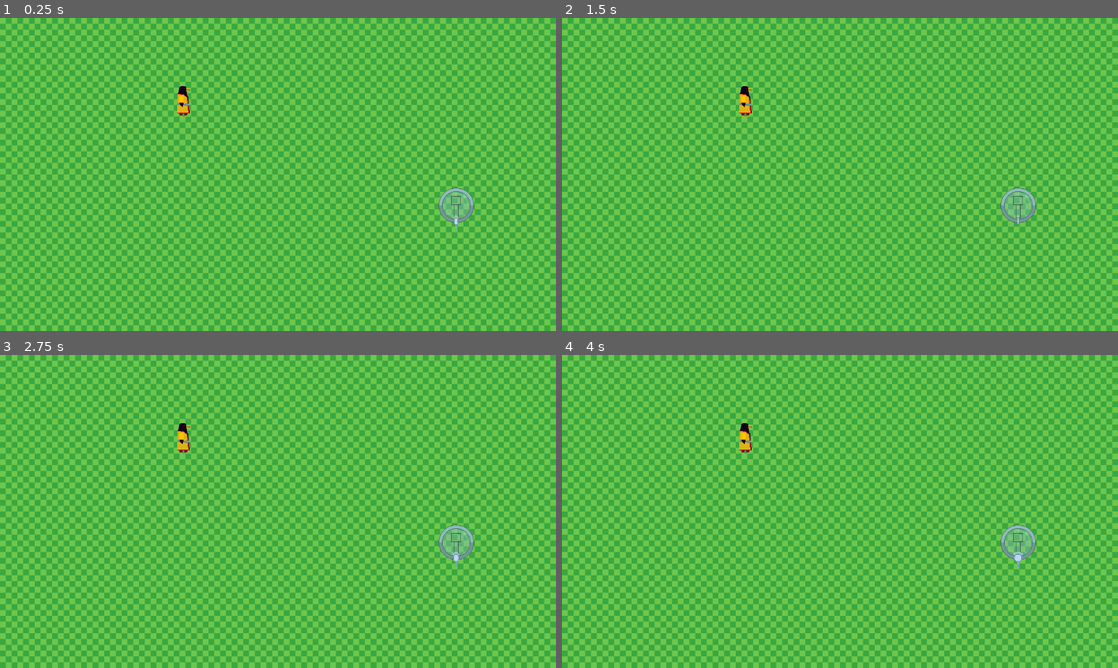
Above: before the commit, frames 1-4 (two rows, left to right).
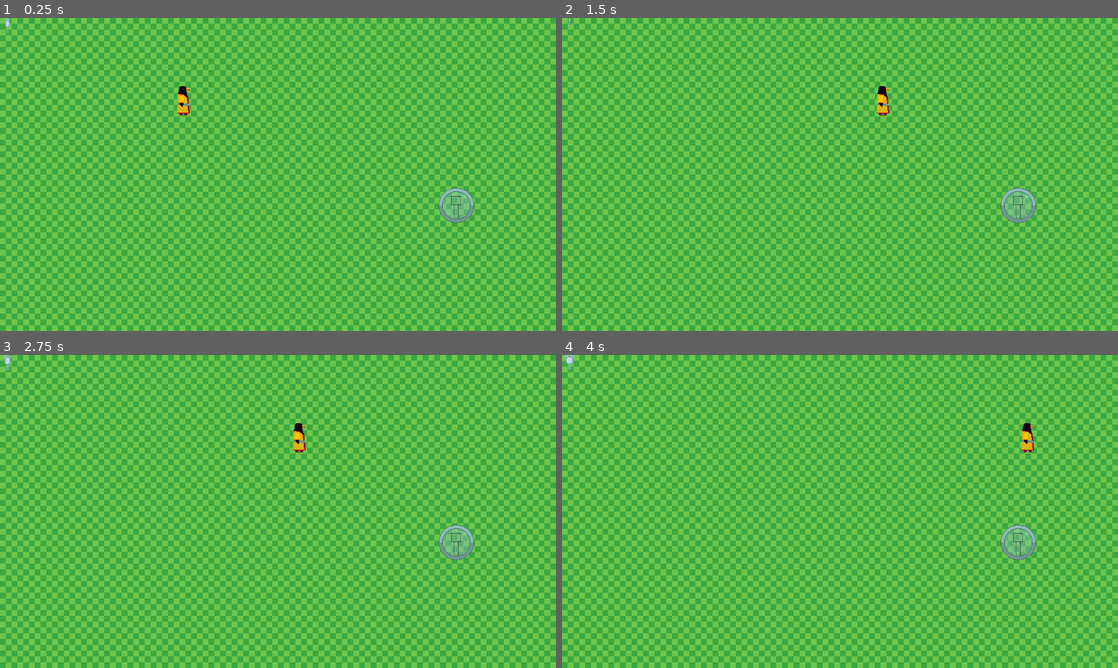
Above: after the commit, the same moments.

Repository: FreakyFrancis/TSA-GameDev-24
Game: Godot game, scene res://test_level.tscn
Two runs of this game, one before a commit and one after it. Both use one fixed random seed, a clock stepped at 60 frames per second and the inputs below.
Inputs:
- Up to frame 1 (0.25 s): no input
- Up to frame 2 (1.5 s): tap Enter (ui_accept) at 0.5, 0.77 s; hold Right (ui_right) from 0.53 s (still down)
- Up to frame 3 (2.75 s): tap Enter (ui_accept) at 1.52 s; release Right (ui_right) at 2.03 s; hold Left (ui_left) from 2.03 s (still down)
- Up to frame 4 (4 s): release Left (ui_left) at 2.78 s; hold Right (ui_right) from 2.78 s (still down); tap Enter (ui_accept) at 3.02, 3.77 s

The runs differ from the first frame. In frame 1, less than 0.1% of the frame differs, in the area x 0-83%, y 0-68%; in frame 2, 0.4%; in frame 3, 0.4%; in frame 4, 0.5%, in the area x 0-86%, y 0-68%.
Error before the commit: Parse Error: Assignment is not allowed inside an expression. (res://tali.gd:77)

Commit message:
added enemy mechanics

Diff:
--- /dev/null
+++ b/TSAGameDev24/enemy.gd
@@ -0,0 +1,29 @@
+extends Node2D
+var hp
+var ticking = false
+var dmg_amount = 0
+var dmg_centers = []
+
+# Called when the node enters the scene tree for the first time.
+func _ready():
+
+	pass # Replace with function body.
+
+
+# Called every frame. 'delta' is the elapsed time since the previous frame.
+func _physics_process(delta):
+	velocity
+	pass
+
+func dmg_tick(dmg,poly):
+	ticking = true
+	dmg_amount += dmg
+	var x = 0;
+	var y = 0;
+	for vect in poly.polygon:
+		x += vect.x
+		y += vect.y
+	x = x/poly.polygon.size()
+	y = y/poly.polygon.size()
+	dmg_centers.append(Vector2(x,y))
+	pass
--- /dev/null
+++ b/TSAGameDev24/enemy.tscn
@@ -0,0 +1,19 @@
+[gd_scene load_steps=4 format=3 uid="uid://c3rvanii1nxvi"]
+
+[ext_resource type="Script" path="res://foe.gd" id="1_sfa8e"]
+
+[sub_resource type="CircleShape2D" id="CircleShape2D_my4xf"]
+radius = 17.2627
+
+[sub_resource type="SpriteFrames" id="SpriteFrames_7tiua"]
+
+[node name="CharacterBody2D" type="CharacterBody2D"]
+script = ExtResource("1_sfa8e")
+
+[node name="CollisionShape2D" type="CollisionShape2D" parent="."]
+shape = SubResource("CircleShape2D_my4xf")
+
+[node name="AnimatedSprite2D" type="AnimatedSprite2D" parent="."]
+sprite_frames = SubResource("SpriteFrames_7tiua")
+
+[node name="Enemy" type="Node2D" parent="."]
--- /dev/null
+++ b/TSAGameDev24/foe.gd
@@ -0,0 +1,35 @@
+extends CharacterBody2D
+var hp
+var ticking = false
+var dmg_amount = 0
+var dmg_centers = []
+var speed = 300
+
+# Called when the node enters the scene tree for the first time.
+func _ready():
+
+	pass # Replace with function body.
+
+
+# Called every frame. 'delta' is the elapsed time since the previous frame.
+func _physics_process(delta):
+	velocity = position - ave(dmg_centers)
+	velocity = velocity.normalized() * speed
+	move_and_slide()
+	pass
+
+func dmg_tick(dmg,poly):
+	ticking = true
+	dmg_amount += dmg
+	dmg_centers.append(ave(poly.polygon))
+	pass
+
+func ave(pps):
+	var x = 0;
+	var y = 0;
+	for vect in pps:
+		x += vect.x
+		y += vect.y
+	x = x/pps.size()
+	y = y/pps.size()
+	return Vector2(x,y)
--- a/TSAGameDev24/mirr.gd
+++ b/TSAGameDev24/mirr.gd
@@ -46,8 +46,6 @@
 	if event.is_action_pressed(Player+"_Special"):
 		var tal = load("res://mirror.tscn")
 		print("mirror added")
-		add_sibling(tal.instantiate())
-		print(position)
 
 func _on_dash_cooldown_timeout():
 	CAN_DASH = true;
--- a/TSAGameDev24/mirror.gd
+++ b/TSAGameDev24/mirror.gd
@@ -5,7 +5,7 @@
 func _ready():
 	#move_to_front()
 	#print(get_parent())
-	position = get_parent().get_child(1).position
+	position = get_parent().position
 	#print(position)
 	$AnimatedSprite2D.play("Startup")
 	pass # Replace with function body.
@@ -15,6 +15,8 @@
 	counter+=delta;
 	$AnimatedSprite2D.position.y = $AnimatedSprite2D.position.y + sin(5*counter)
 	$AnimatedSprite2D.scale.x = sin(2*counter)
+	global_position = global_position + to_local((delta)*(-global_position +  get_parent().global_position))
+	print(delta)
 	pass
 
 
--- a/TSAGameDev24/tali.gd
+++ b/TSAGameDev24/tali.gd
@@ -3,11 +3,13 @@
 const SPEED = 300.0
 const JUMP_VELOCITY = -400.0
 var DASH_ENABLED = true
-var CAN_DASH = tru
+var CAN_DASH = true
 var Player = "P1"
 var DASH_TIME = 25
 var talisman_counter = 0
 var talismans = []
+var dmg = 10;
+var poly = CollisionPolygon2D.new()
 
 func _draw():
 	#print(talismans.size())
@@ -63,7 +65,6 @@
 			talismans[0].queue_free()
 			talismans.remove_at(0)
 			talisman_counter-=1;
-		var poly = CollisionPolygon2D.new()
 		poly.polygon = PackedVector2Array(talismans.map(func(tal):return tal.position))
 		print(poly)
 
@@ -74,8 +75,8 @@
 
 
 func _on_area_2d_body_entered(body):
-	if body.get_Name() = "Enemy":
-
+	if body.get_Name() == "Enemy":
+		body.dmg_tick(dmg,poly)
 	pass # Replace with function body.
 
 
--- a/TSAGameDev24/test_level.tscn
+++ b/TSAGameDev24/test_level.tscn
@@ -24,8 +24,8 @@
 [node name="Mirr" parent="." instance=ExtResource("2_hp6p1")]
 position = Vector2(945, 415)
 
-[node name="Mirror" parent="." instance=ExtResource("3_10v1w")]
-position = Vector2(829, 383)
+[node name="Mirror" parent="Mirr" instance=ExtResource("3_10v1w")]
+position = Vector2(-116, -32)
 
 [node name="Tali" parent="." instance=ExtResource("2_h516y")]
 position = Vector2(380, 204)
Binary file added: TSAGameDev24/Feather.png
Not shown, added: TSAGameDev24/Feather.png.import
